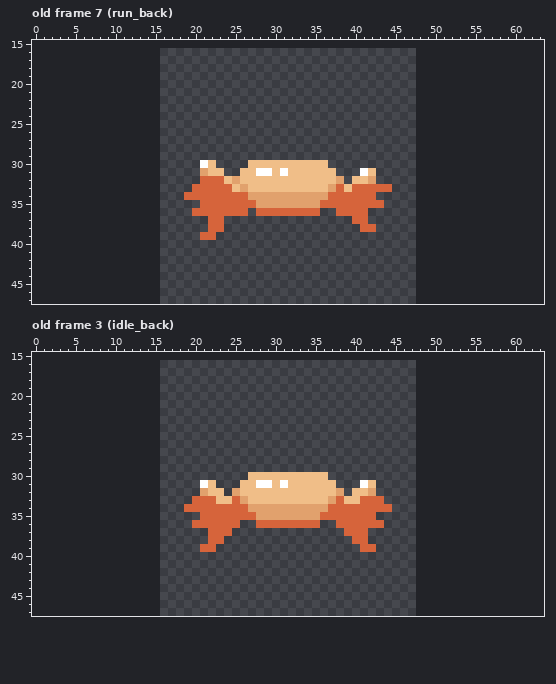
Edited in one commit: pixel-art file (assets/ase/crab.aseprite). Above is the file before it was changed.
32x32 pixels, 24 frames. Shown: old frame 7 (run_back): x 0..63, y 15..47; old frame 3 (idle_back): x 0..63, y 15..47. The old version is drawn lined up with the new one, on the new canvas. The commit also changed other frames, which this record leaves out.
Once edited:
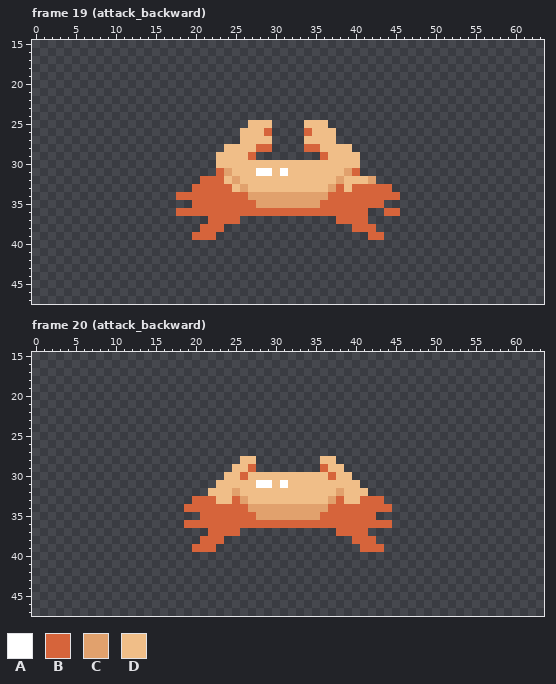
Palette (. is transparent): A #ffffff  B #d6643b  C #e1a16d  D #f0be88
A new or re-ordered frame is compared with the old frame closest to it.
Change:
canvas 32x32 -> 64x64, the old top-left corner now at 16,16
frames 24 -> 28
Frame 19 (attack_backward) is new; against old frame 7 (run_back):
The author put colour B in row 26 at x 29 and 34; in row 28 at x 28 to 29 and 34 to 35; in row 29 at x 27 and 36; in row 31 at x 40; in row 34 at x 18 and 43 to 45; in row 35 at x 20.
The author put colour B in row 36 at x 18 to 19, 27, 36 to 37 and 44 to 45; in row 37 at x 24 to 25 and 38 to 39; in row 38 at x 21 and 40; in row 39 at x 20 and 42 to 43.
Colour D becomes colour B in row 31 at x 23.
The author put colour C in row 31 at x 24 and 39.
The author put colour D in row 25 at x 27 to 29 and 34 to 36; in row 26 at x 26 to 28 and 35 to 37; in row 27 at x 26 to 29 and 34 to 37; in row 28 at x 24 to 27 and 36 to 39; in rows 29 to 30 at x 23 to 26 and 37 to 40; in row 31 at x 25 and 38.
The author put colour D in row 32 at x 39.
The author cleared colour A in row 30 at x 21; in row 31 at x 41.
The author cleared colour C in row 31 at x 21.
The author cleared colour D in row 30 at x 22; in row 31 at x 22 and 42.
Frame 20 (attack_backward) is new; against old frame 3 (idle_back):
The author put colour B in row 29 at x 27 and 36; in row 30 at x 26 and 37; in row 36 at x 19, 26 to 27, 36 to 37 and 44; in row 37 at x 25 and 38; in row 38 at x 21 and 42; in row 39 at x 20 and 43.
The author put colour D in row 28 at x 26 to 27 and 36 to 37; in row 29 at x 25 to 26 and 37 to 38; in row 30 at x 24 to 25 and 38 to 39; in row 31 at x 23 to 25 and 38 to 40; in row 32 at x 24 and 39.
The author cleared colour A in row 31 at x 21 and 41.
The author cleared colour C in row 32 at x 21 and 42.
The author cleared colour D in row 31 at x 22 and 42.
